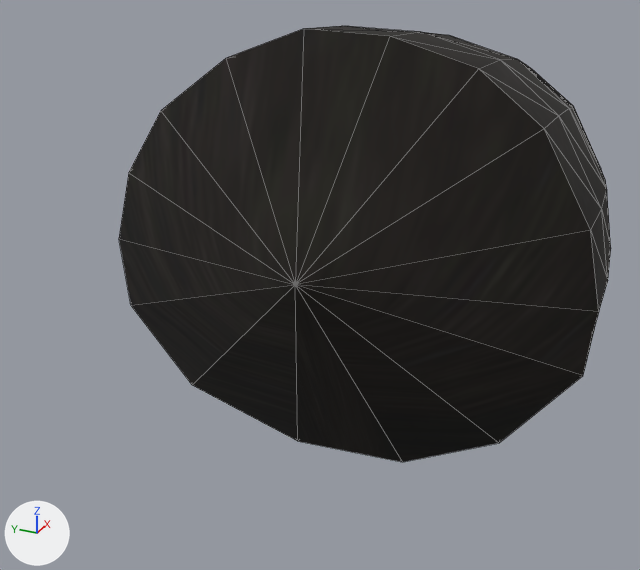
What one commit did to the OBJ model Models/HabitatPanda/Po_Panda/AntebrazoIzq.obj.
One viewpoint serves both versions: a 50 mm camera at (-0.613, -0.31, 0.314) aimed at (0.152, 0.035, -0.068). The lights are fixed; the arrows at lower left show +X, +Y and +Z. Mesh edges are drawn as thin lines. Where no turn or scale is listed for an object, it has been applied to the vertices.

Objects in the first picture: 'AntebrazoIzq'.
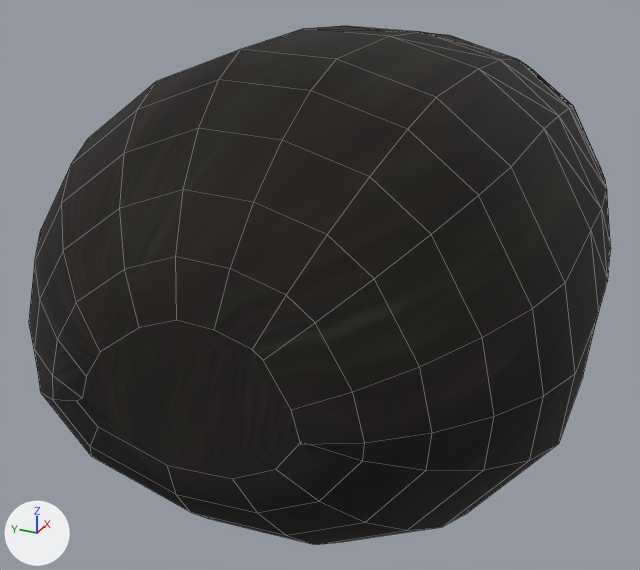
What differs and where, as boxes (x1, y1, x2, y2) in the pictures (640 x 570 px):
```json
{"object": "AntebrazoIzq", "change": "reshaped", "before": [119, 26, 611, 462], "after": [29, 26, 611, 545], "on screen": "18% wider, 19% taller"}
{"part": 1, "of": "me_antebrazoizq", "change": "built on", "before": [119, 28, 599, 462], "after": [29, 28, 599, 545]}
```

Edits to the scene script, one JSON object a line:
```json
{"block": "me_antebrazoizq", "where": "# used by ob_antebrazoizq; location = (0.0, 0.0, 0.0)"}
{"op": "remove", "block": "me_antebrazoizq", "code": "me_antebrazoizq.from_pydata(...)  # 129 vertices, 241 faces; spans x 0.011..0.546, y -0.247..0.249, z -0.246..0.197"}
{"op": "add", "block": "me_antebrazoizq", "code": "me_antebrazoizq.from_pydata(...)  # 224 vertices, 322 faces; spans x -0.168..0.546, y -0.247..0.249, z -0.246..0.197"}
{"block": "me_antebrazoizq", "change": "me_antebrazoizq part 1"}
{"block": "me_antebrazoizq", "change": "1 vertex is removed from x 0.011, y -0.006, z -0.002"}
{"block": "me_antebrazoizq", "change": "16 faces are deleted"}
{"block": "me_antebrazoizq", "change": "85 vertices are added at x -0.168..-0.004, y -0.241..0.237, z -0.222..0.196"}
{"block": "me_antebrazoizq", "change": "6 new vertices lie (-0.115, 0.0, 0.0) away from vertices in x 0.101..0.112, y -0.247..0.166, z -0.237..0.131"}
{"block": "me_antebrazoizq", "change": "5 new vertices lie (-0.113, 0.0, 0.0) away from vertices in x 0.105..0.106, y 0.029..0.249, z -0.034..0.197"}
{"block": "me_antebrazoizq", "change": "97 new faces join them"}
```
